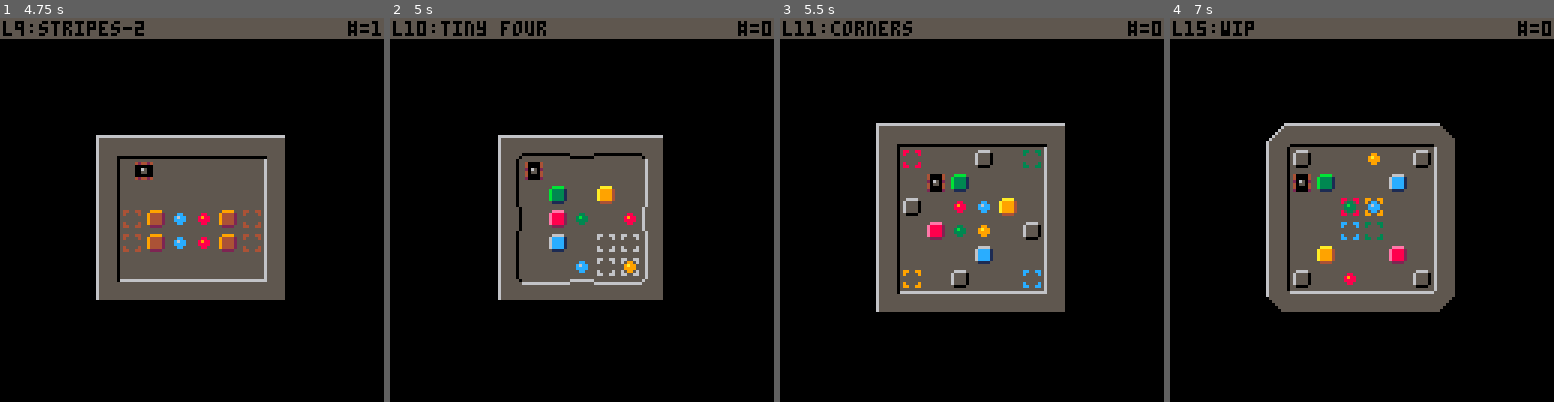
Above: before the commit, frames 1-4 (left to right).
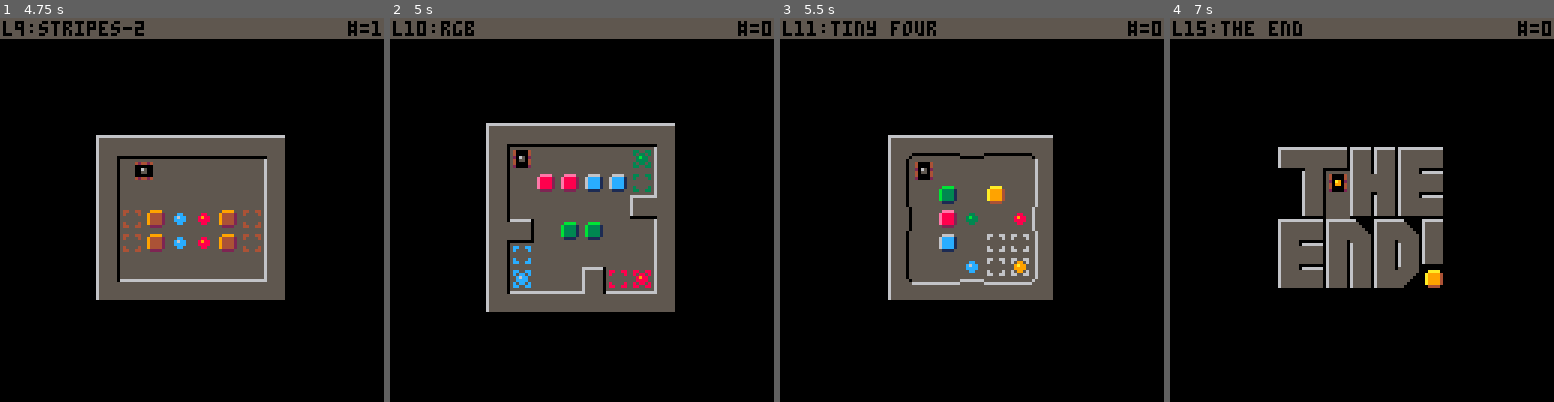
Above: after the commit, the same moments.

Repository: erwinbonsma/SokoBubbleP8
Game: PICO-8 cartridge sokobubble.p8
Two runs of this game, one before a commit and one after it. Both use one fixed random seed, a clock stepped at 60 frames per second and the inputs below.
Inputs:
- Up to frame 1 (4.75 s): tap X (X key) at 0.33, 1.07, 1.85, 2.97, 4.08 s; tap O (Z key) at 0.7, 1.7, 2.1, 2.5, 2.9, 3.3, 3.7, 4.1, 4.5 s; hold Right 1.6-2.1 s; hold Up 2.15-2.42 s; hold Right 2.47-3.03 s; hold Left 3.08-3.58 s; hold Down 3.63-3.97 s; hold Right 4.02-4.68 s; hold Up from 4.73 s (still down)
- Up to frame 2 (5 s): keep holding Up; tap O (Z key) at 4.9 s
- Up to frame 3 (5.5 s): release Up at 5.03 s; hold Left from 5.08 s (still down); tap X (X key) at 5.2 s; tap O (Z key) at 5.3 s
- Up to frame 4 (7 s): release Left at 5.68 s; tap O (Z key) every 0.4 s from 5.7 to 6.9 s; hold Down 5.73-6.03 s; hold Right 6.08-6.58 s; tap X (X key) at 6.32 s; hold Right from 6.63 s (still down)

Frame 1 is identical in both runs. In frame 2, 12% of the frame differs, in the area x 13-75%, y 0-77%; in frame 3, 12%; in frame 4, 14%.

Commit message:
Add level 'rgb'

Diff:
--- a/sokobubble.p8
+++ b/sokobubble.p8
@@ -32,6 +32,9 @@
  name="stripes-2",
  mapdef={21,8,8,7}
 },{
+ name="rgb",
+ mapdef={56,0,8,8}
+},{
  name="tiny four",
  mapdef={14,8,7,7}
 },{
@@ -47,6 +50,9 @@
  name="the end",
  mapdef={0,15,7,6},
  ini_bubble=1
+},{
+ name="wip-rgb-2",
+ mapdef={64,0,8,8}
 },{
  name="wip",
  mapdef={32,0,8,8}
@@ -1283,14 +1289,14 @@
 0000000000000000000000000000000001010100000002020202020203000000010101000002020202020202000000020202020202020202020202020202020204141414140810181818181818080806041414141408101818181818180808090414141414081018181818181808080004141414140810181818181818080802
 0000000000000000000000000000000000000000000000000000000000000000000000000000000000000000000000000000000000000000000000000000000004040404040400000000000000000000000400000400001000000000000000000000000000000010000000000000000000000000000000100000000000000000
 __map__
-313636363636363231363636363636323136363636363632163636363636361716363636363636171b3136363636321b1636363636363617000000000000000000000000000000000000000000000000000000000000000000000000000000000000000000000000000000000000000000000000000000000000000000000000
-3510000000000035355500002500653535100000000000353546004545005635352500004600253531340000460033323575000000007535000000000000000000000000000000000000000000000000000000000000000000000000000000000000000000000000000000000000000000000000000000000000000000000000
-3500000000000035350010600000003535000000000000353500107070000035351060010170003535106000007000353500557070550035000000000000000000000000000000000000000000000000000000000000000000000000000000000000000000000000000000000000000000000000000000000000000000000000
-3500005000702f353525005676400035357550765670553535655000006055353500006a7900003535000055450000353500701056500035000000000000000000000000000000000000000000000000000000000000000000000000000000000000000000000000000000000000000000000000000000000000000000000000
-3500007000000035350050664600253535755076567055353565500000605535350000756500003533327675656600353500707600500035000000000000000000000000000000000000000000000000000000000000000000000000000000000000000000000000000000000000000000000000000000000000000000000000
-350000540075553535000000700000353500000000000035350000404000003535004000005000351b354000005000353500755050750035000000000000000000000000000000000000000000000000000000000000000000000000000000000000000000000000000000000000000000000000000000000000000000000000
-3556002f0055753535450025000075353500000000000035356600757500763535250056000025351b350000560031343555000000005535000000000000000000000000000000000000000000000000000000000000000000000000000000000000000000000000000000000000000000000000000000000000000000000000
-333636363636363433363636363636343336363636363634183636363636361918363636363636191b3336363636341b1836363636363619000000000000000000000000000000000000000000000000000000000000000000000000000000000000000000000000000000000000000000000000000000000000000000000000
+313636363636363231363636363636323136363636363632163636363636361716363636363636171b3136363636321b1636363636363617313636363636363231363601013636320000000000000000000000000000000000000000000000000000000000000000000000000000000000000000000000000000000000000000
+35100000000000353555000025006535351000000000003535460045450056353525000046002535313400004600333235750000000075353510000000006b3535100000000065350000000000000000000000000000000000000000000000000000000000000000000000000000000000000000000000000000000000000000
+3500000000000035350010600000003535000000000000353500107070000035351060010170003535106000007000353500557070550035350050507070653535005050707065350000000000000000000000000000000000000000000000000000000000000000000000000000000000000000000000000000000000000000
+3500005000702f353525005676400035357550765670553535655000006055353500006a79000035350000554500003535007010565000353500000000003a3c3e380000000066350000000000000000000000000000000000000000000000000000000000000000000000000000000000000000000000000000000000000000
+35000070000000353500506646002535357550765670553535655000006055353500007565000035333276756566003535007076005000353e380060600000353576006060003a3c0000000000000000000000000000000000000000000000000000000000000000000000000000000000000000000000000000000000000000
+350000540075553535000000700000353500000000000035350000404000003535004000005000351b354000005000353500755050750035357500000000003535750000000000350000000000000000000000000000000000000000000000000000000000000000000000000000000000000000000000000000000000000000
+3556002f0055753535450025000075353500000000000035356600757500763535250056000025351b350000560031343555000000005535357c000037555a3535750037565555350000000000000000000000000000000000000000000000000000000000000000000000000000000000000000000000000000000000000000
+333636363636363433363636363636343336363636363634183636363636361918363636363636191b3336363636341b1836363636363619333636363d3636343336363d363636340000000000000000000000000000000000000000000000000000000000000000000000000000000000000000000000000000000000000000
 3136363636363231363b363b363231292936292932313636363636363200000000000000313636363636363231363636321b1b1b31363636363632000000000000000000000000000000000000000000000000000000000000000000000000000000000000000000000000000000000000000000000000000000000000000000
 3500560000003535753976397535261000000000283510000000000035000000000000003510000000000035350000003336363235100000707535000000000000000000000000000000000000000000000000000000000000000000000000000000000000000000000000000000000000000000000000000000000000000000
 3500370037703535000000000035260060004000283500000000000035000000000000003500705a5c500035350000500000753535750000700035000000000000000000000000000000000000000000000000000000000000000000000000000000000000000000000000000000000000000000000000000000000000000000
